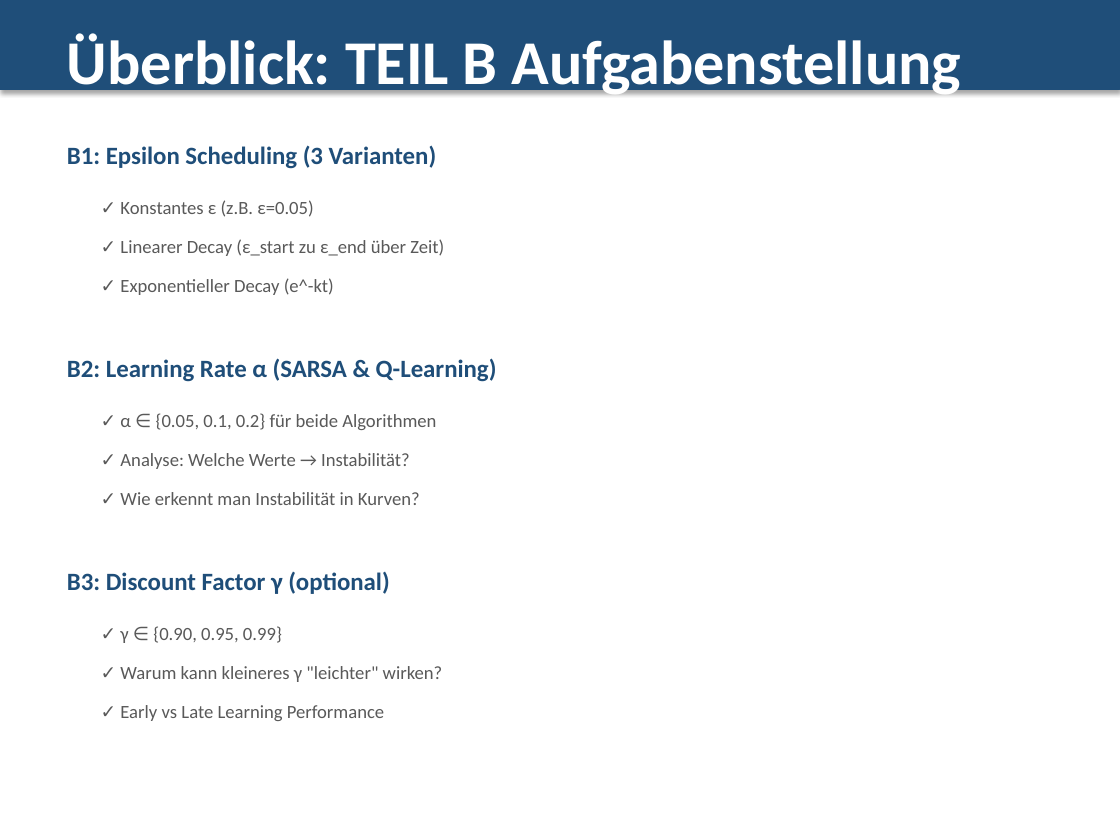
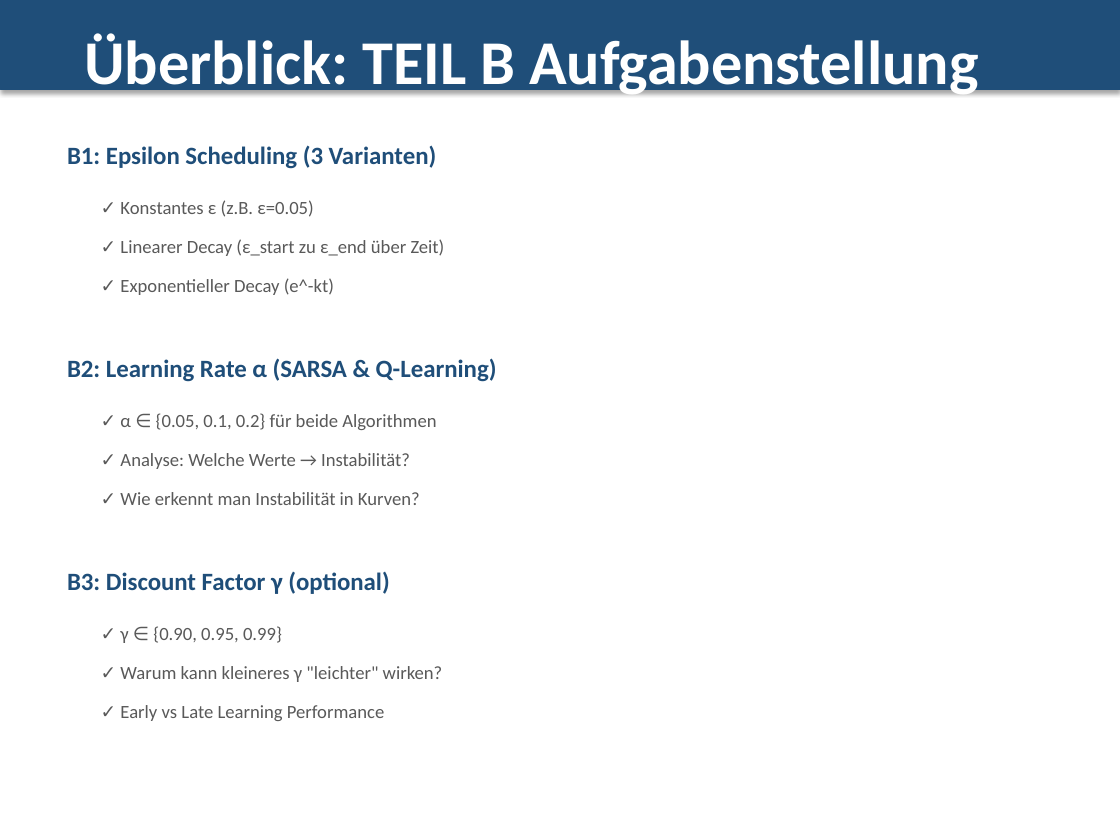
Before and after one commit to dennisddschulz/cas-artificial-intelligence, a slide deck: slide 2 of 09_temporal_difference_method/TEIL_B/TEIL_B_Presentation.pptx. Drawn at 1120x840 pixels with LibreOffice and Linux fonts; fonts in the diff are those of the drawing. Boxes give left, top, right and bottom in pixels: in the first picture for what was removed or moved away, otherwise in the second. Text is boxed around its words. In the diff, an @@ line names an element or a change of style, - is before the commit and + after.

```diff
--- a/09_temporal_difference_method/TEIL_B/TEIL_B_Presentation.pptx
+++ b/09_temporal_difference_method/TEIL_B/TEIL_B_Presentation.pptx
@@ rectangle at (x1=0, y1=0, x2=1120, y2=90): outline #1F4E79 0.75 pt to #1F4E79 0.5 pt @@
@@ text "Überblick: TEIL B Aufgabenstellung" moved from (x1=67, y1=32, x2=961, y2=99) to (x1=84, y1=32, x2=978, y2=99) @@
```
Also in this commit, not shown: 9 other slides changed.
